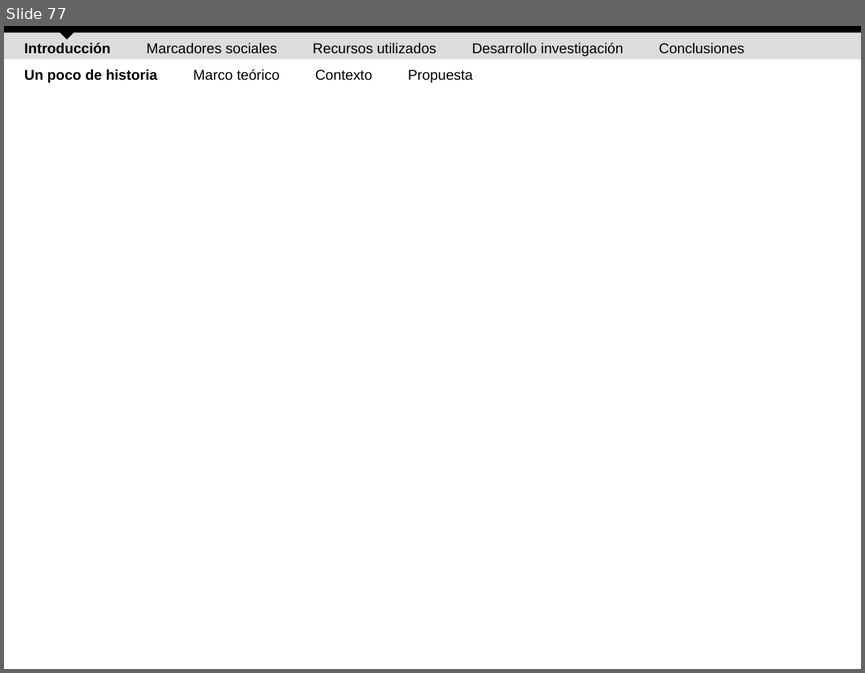
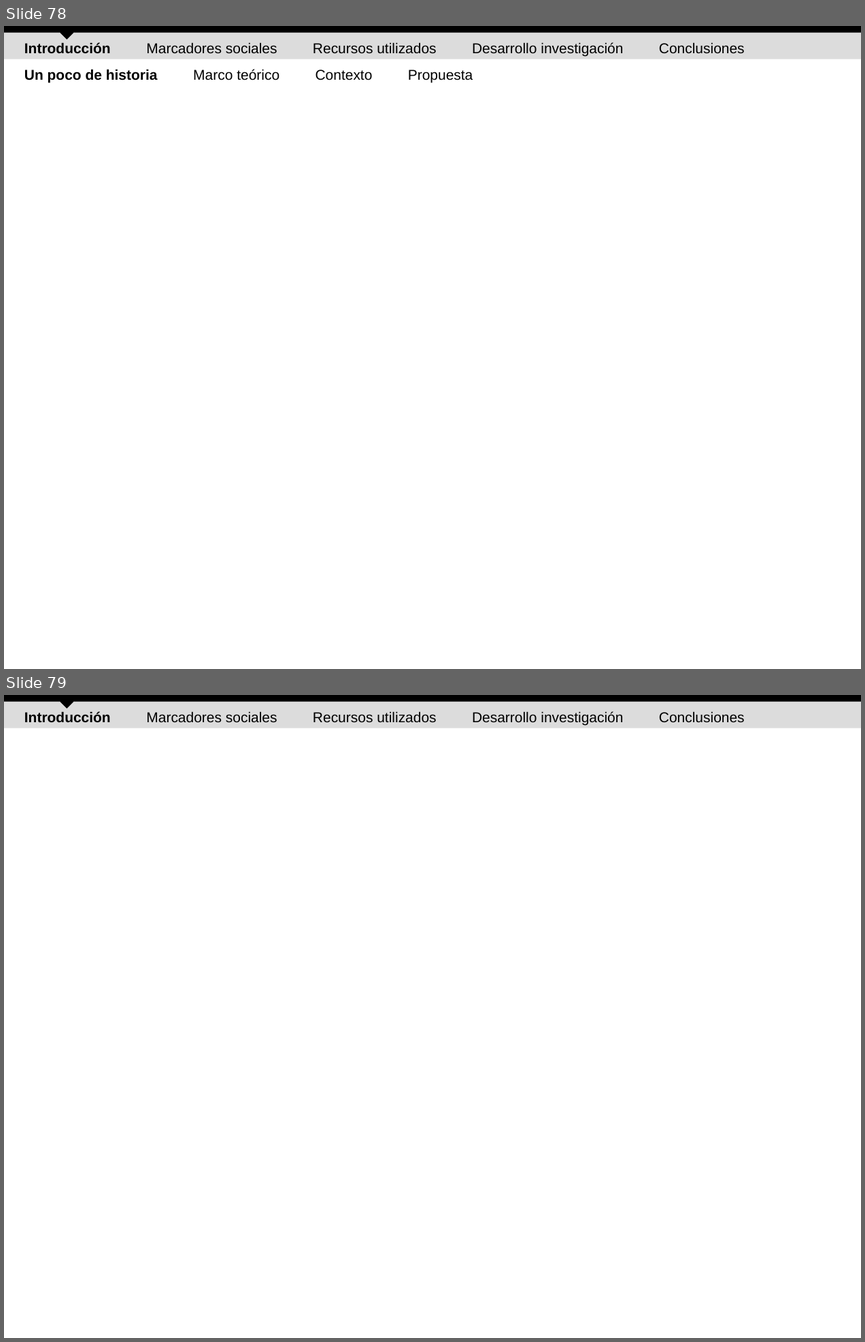
Before and after one commit to ak907kenai/nicotournetesis, a slide deck: docs_trunk/Presentación/Nicolás Tourné - Presentación Tesis (v2.2).ppt. Shown one above the other, each under a label of ours: slide 77 before the commit, slides 78 and 79 after it. The pictures are 865x673 and 865x1342 pixels, drawn with LibreOffice and Linux fonts; fonts in the diff are those of the drawing. Boxes give left, top, right and bottom in pixels: in the first picture for what was removed or moved away, otherwise in the second. Text is boxed around its words. In the diff, an @@ line names an element or a change of style, - is before the commit and + after.

```diff
--- a/docs_trunk/Presentación/Nicolás Tourné - Presentación Tesis (v2.2).ppt
+++ b/docs_trunk/Presentación/Nicolás Tourné - Presentación Tesis (v2.2).ppt
@@ slide 79 added at (4,695,861,1338), background #FFFFFF @@
@@ rectangle added at (4,701,861,728), fill #DCDCDC @@
@@ rectangle added at (4,695,861,702), fill #000000 @@
@@ text added at (24,711,745,726), 12 pt, text #000000 @@
+Introducción Marcadores sociales Recursos utilizados Desarrollo investigación Conclusiones
@@ diamond added at (60,695,73,709), fill #000000 @@
@@ what was slide 77 is now slide 78 @@
```
Also in this commit, not shown: 3 slides changed, 1 other slide added.
